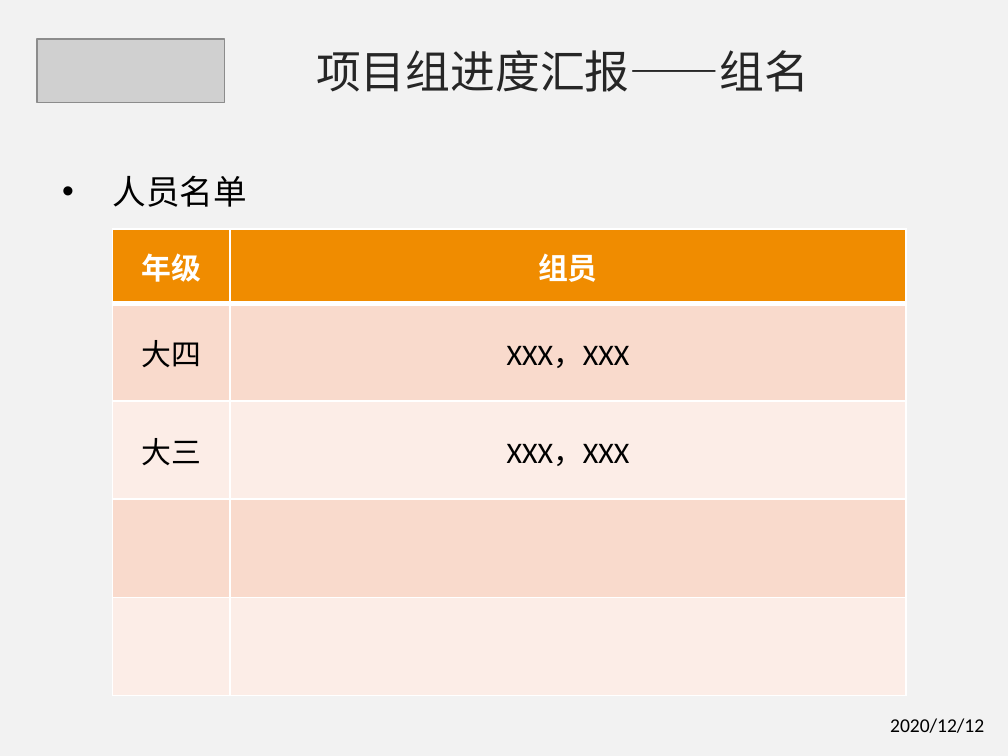
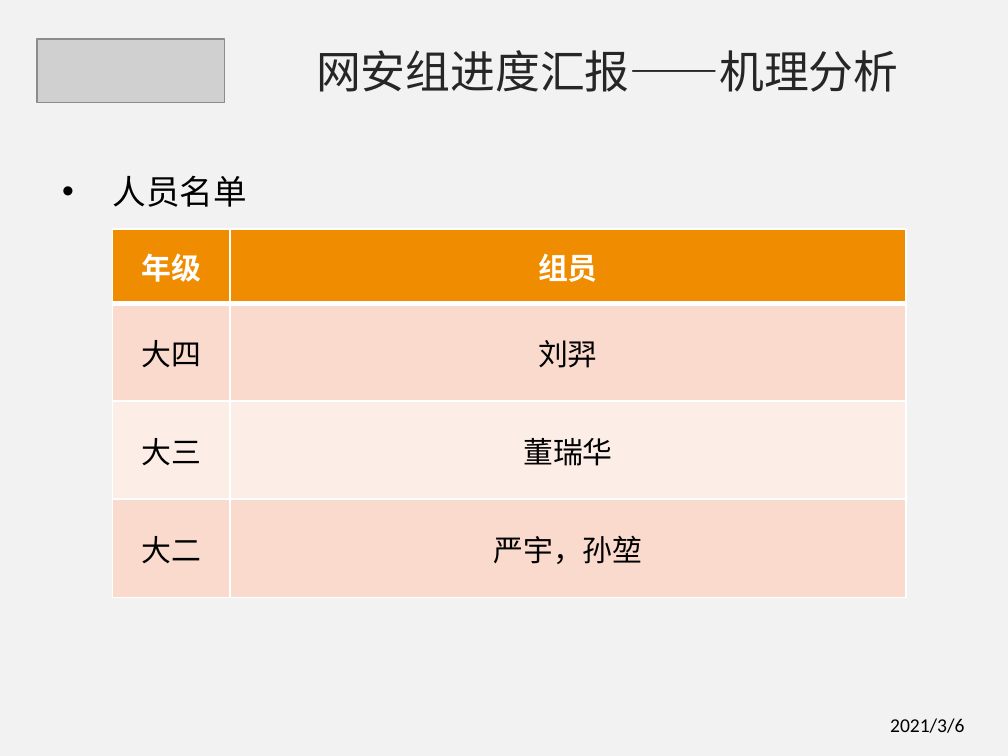
Before and after one commit to 144026/Templates, a slide deck: slide 3 of ppt/Dian/项目组进度汇报ppt模板更新-2020-12-12.pptx (slide 2 before the commit). Drawn at 1008x756 pixels with LibreOffice and Linux fonts; fonts in the diff are those of the drawing; grey boxes stand for pictures. Boxes give left, top, right and bottom in pixels: in the first picture for what was removed or moved away, otherwise in the second. Text is boxed around its words. In the diff, an @@ line names an element or a change of style, - is before the commit and + after.

```diff
--- a/ppt/Dian/项目组进度汇报ppt模板更新-2020-12-12.pptx
+++ b/ppt/Dian/项目组进度汇报ppt模板更新-2020-12-12.pptx
@@ text at (316, 50, 899, 92): text changed @@
-项目组进度汇报——组名
+网安组进度汇报——机理分析
@@ table at (113, 228, 906, 597) @@
-row 2: 大四 | XXX，XXX
-row 3: 大三 | XXX，XXX
-row 4:  | 
-row 5:  | 
+row 2: 大四 | 刘羿
+row 3: 大三 | 董瑞华
+row 4: 大二 | 严宇，孙堃
@@ text at (890, 718, 964, 733): text changed @@
-2020/12/12
+2021/3/6
```
Also in this commit, not shown: 6 other slides changed, 1 slide added.
